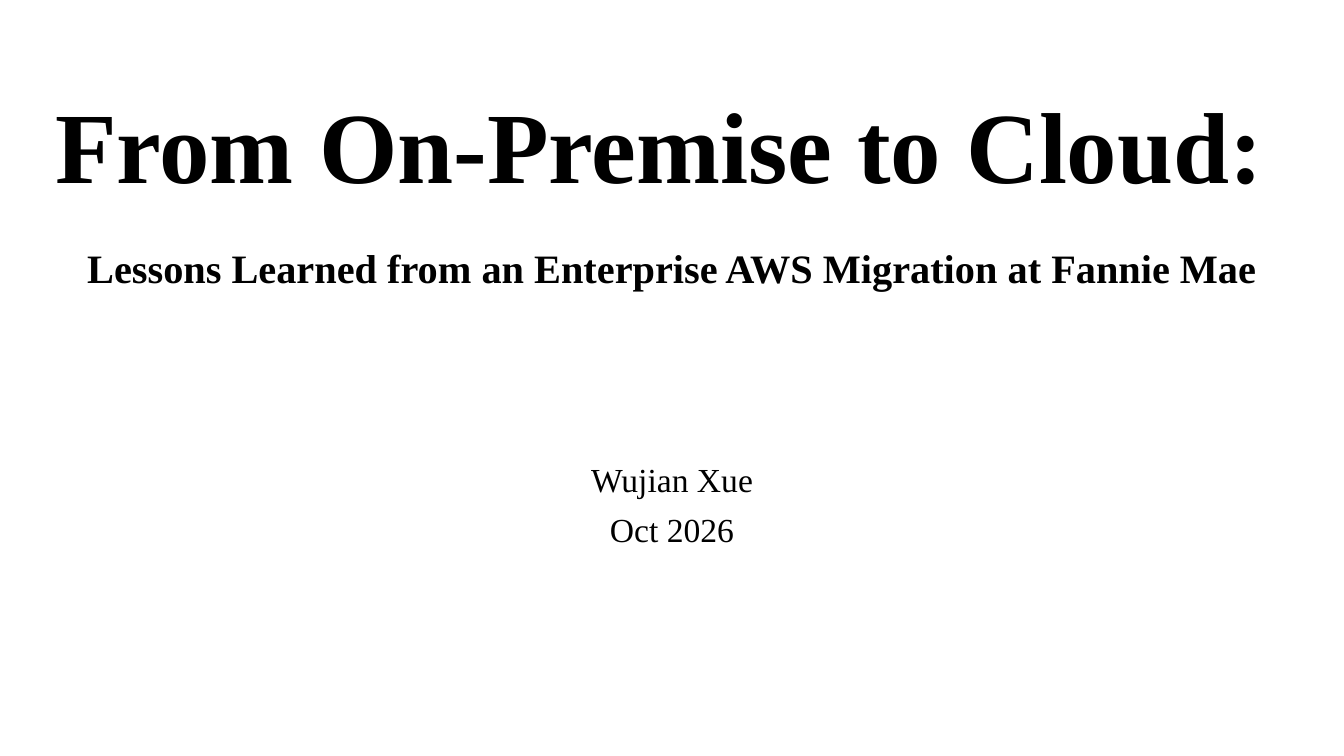
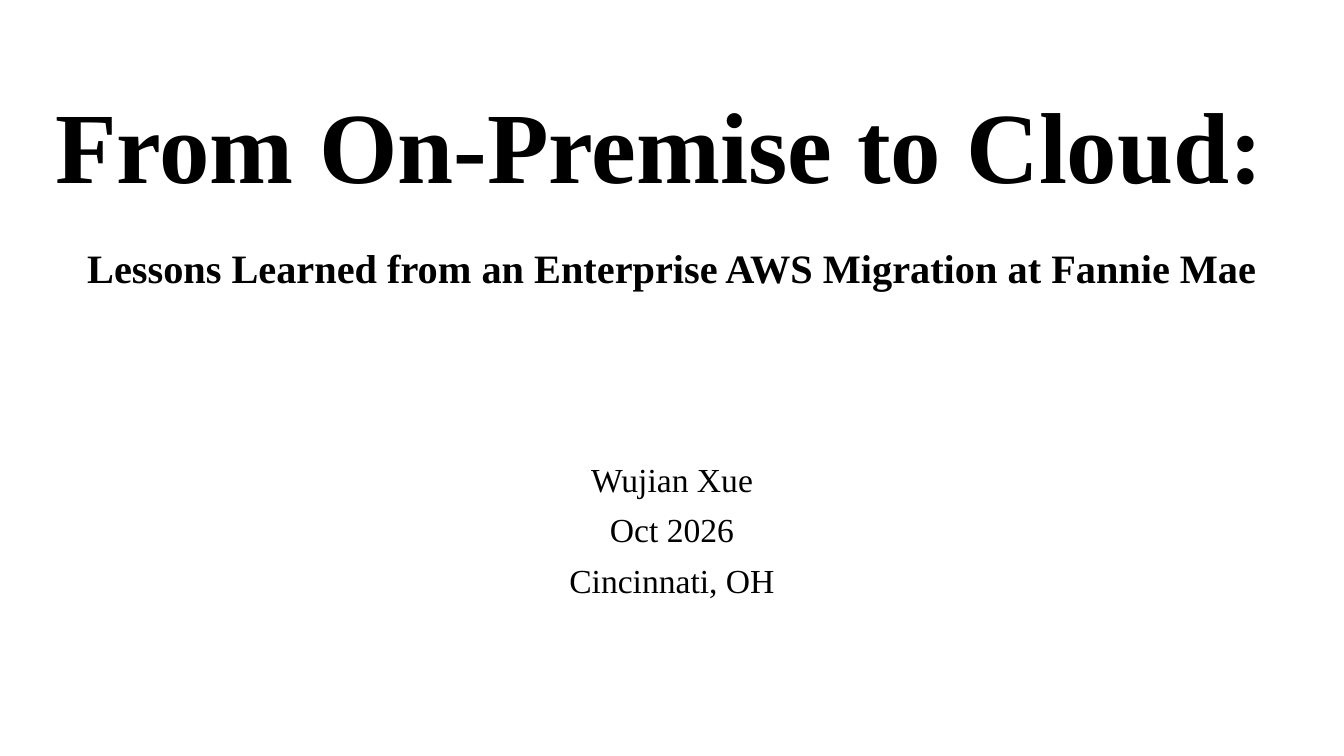
Before and after one commit to wx2123/WSDS-2026-OH, a slide deck: slide 1 of 2026 WSDS - Wujian Xue.pptx. Drawn at 1344x756 pixels with LibreOffice and Linux fonts; fonts in the diff are those of the drawing. Boxes give left, top, right and bottom in pixels: in the first picture for what was removed or moved away, otherwise in the second. Text is boxed around its words. In the diff, an @@ line names an element or a change of style, - is before the commit and + after.

```diff
--- a/2026 WSDS - Wujian Xue.pptx
+++ b/2026 WSDS - Wujian Xue.pptx
@@ subtitle at (569, 570, 775, 598): paragraph added @@
+Cincinnati, OH
```
Also in this commit, not shown: 1 other slide changed, 2 slides added, 1 other file.
